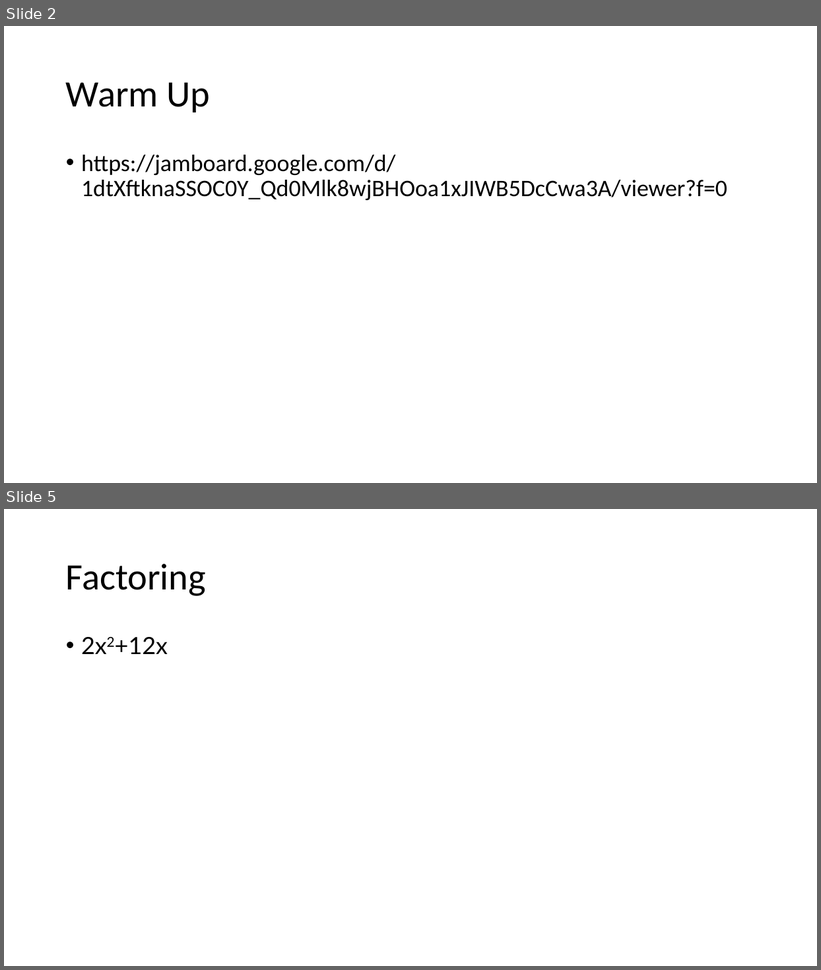
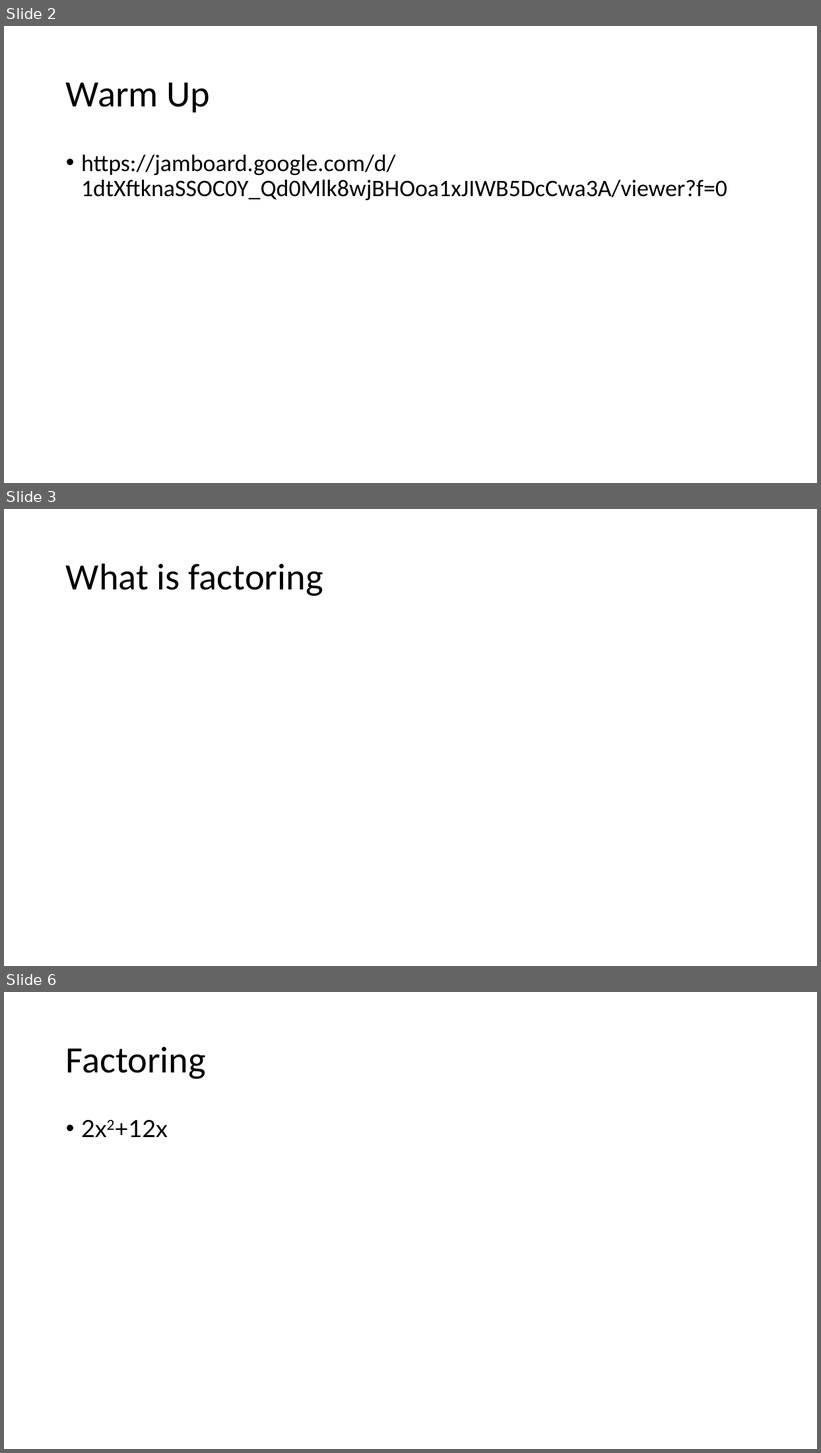
Before and after one commit to millerdoug/notes, a slide deck: MiniLesson.pptx. Shown one above the other, each under a label of ours: slides 2 and 5 before the commit, slides 2, 3 and 6 after it; the slides between them are not shown. The pictures are 821x970 and 821x1453 pixels, drawn with LibreOffice and Linux fonts; fonts in the diff are those of the drawing. Boxes give left, top, right and bottom in pixels: in the first picture for what was removed or moved away, otherwise in the second. Text is boxed around its words. In the diff, an @@ line names an element or a change of style, - is before the commit and + after.

```diff
--- a/MiniLesson.pptx
+++ b/MiniLesson.pptx
@@ slide 3 added at (x1=4, y1=509, x2=817, y2=966), background #FFFFFF @@
@@ title added at (x1=66, y1=563, x2=323, y2=596), 44 pt, text #000000 @@
+What is factoring
@@ what was slide 5 is now slide 6 @@
```
Also in this commit, not shown: 2 slides changed, 2 other slides added, 2 slides removed.
